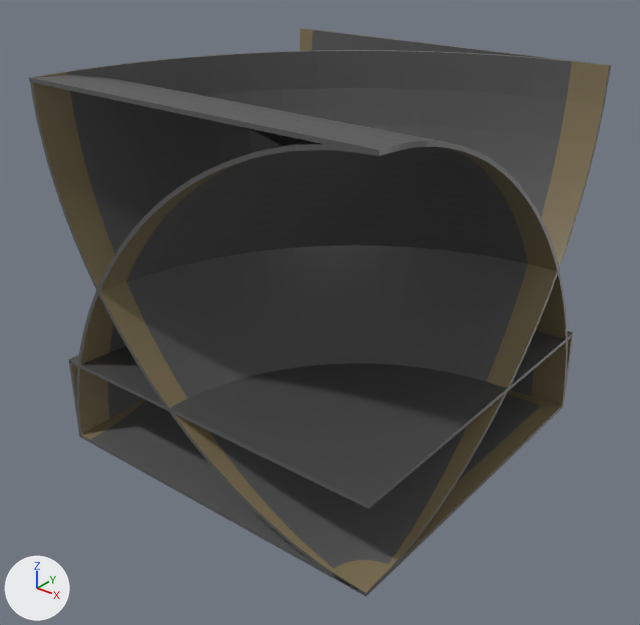
Two versions of the glTF model Polytrack-New/models/wall_track.glb, one commit apart.
Rendered twice from a 50 mm camera at (26.9, -34.4, 28.2) aimed at (0.4, -1.2, 7.6). Lighting does not change. The marker at lower left points along +X, +Y and +Z. The first picture is the older version. Where no turn or scale is listed for an object, it has been applied to the vertices.

The first picture shows 'WallTrackBottom', 'WallTrackBottomCorner', 'WallTrackCeiling', 'WallTrackFloor', 'WallTrackTop', 'WallTrackTopCorner' and 1 more.
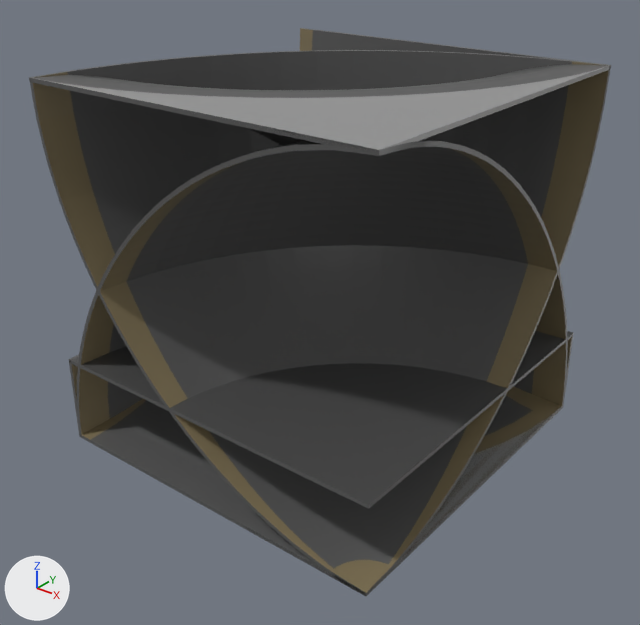
Location of each change, [x1, y1, x2, y2] in pixels of the pictures (640 x 625 px):
'WallTrackTopInnerCorner', added
    after: [34, 64, 609, 151]
    faces in mat_road (grey #949494): [34, 66, 609, 151]
    faces in mat_walltrackbottom_001 (dark grey #4c4c4c): [35, 64, 607, 98]
'WallTrackBottomInnerCorner', added (mostly hidden)
    after: [247, 386, 561, 596]
    faces in mat_road (grey #949494): [247, 409, 558, 596]
    faces in mat_walltracksides_001 (brown #817458): [474, 386, 561, 454]
    faces in mat_walltrack_001 (dark grey #585858): [485, 396, 533, 436]
'WallTrackTop', unchanged, covered by the edit
    before: [30, 75, 467, 156]
    after: [30, 78, 467, 156]
'WallTrackFloor', unchanged, covered by the edit
    before: [79, 390, 562, 595]
    after: [79, 406, 562, 595]

The change, as a list of edits to the scene's bpy script:
```text
Add mat_road:
    mat_road = principled_material('Road')
    mat_road.base_color = (0.296, 0.296, 0.296)  # grey #949494
    mat_road.roughness = 0.4
Add me_base_006:
    me_base_006.from_pydata(...)  # 1074 vertices, 2144 faces; spans x -10.0..10.0, y 0.0..20.0, z 0.0..20.0
    # faces by material slot: [980, 976, 152, 36]
    me_base_006.materials.append(mat_walltrack_001)  # dark grey #585858
    me_base_006.materials.append(mat_walltrackbottom_001)  # dark grey #4c4c4c
    me_base_006.materials.append(mat_walltracksides_001)  # brown #817458
    me_base_006.materials.append(mat_road)  # grey #949494
Add me_base_014:
    me_base_014.from_pydata(...)  # 1074 vertices, 2144 faces; spans x -10.0..10.0, y 0.0..20.0, z 0.0..20.0
    # faces by material slot: [980, 976, 152, 36]
    me_base_014.materials.append(mat_walltrack_001)  # dark grey #585858
    me_base_014.materials.append(mat_walltrackbottom_001)  # dark grey #4c4c4c
    me_base_014.materials.append(mat_walltracksides_001)  # brown #817458
    me_base_014.materials.append(mat_road)  # grey #949494
Add ob_walltracktopinnercorner:
    ob_walltracktopinnercorner = bpy.data.objects.new('WallTrackTopInnerCorner', me_base_006)
    ob_walltracktopinnercorner.location = (0.0, -10.0, 0.0)
Add ob_walltrackbottominnercorner:
    ob_walltrackbottominnercorner = bpy.data.objects.new('WallTrackBottomInnerCorner', me_base_014)
    ob_walltrackbottominnercorner.location = (0.0, -10.0, 0.0)
```
